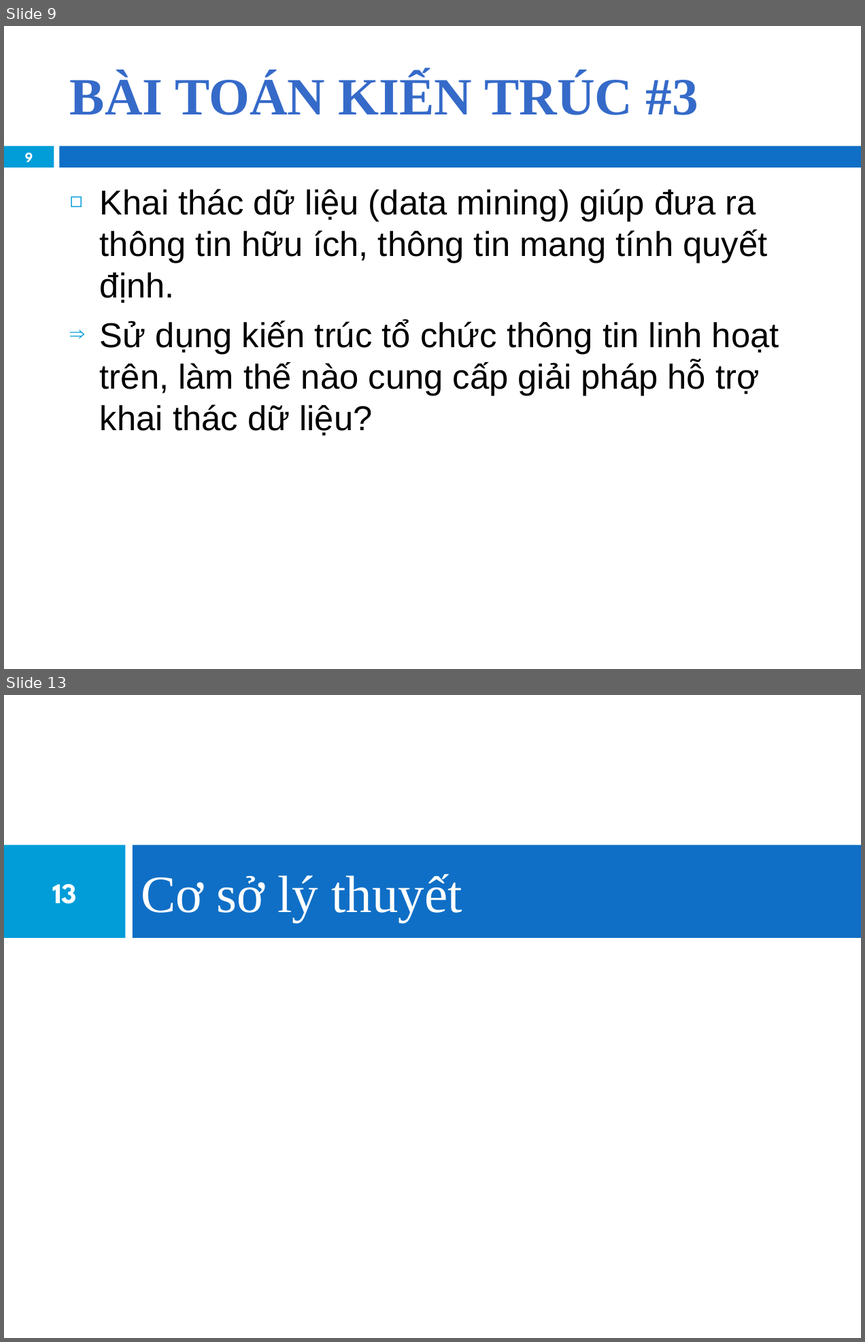
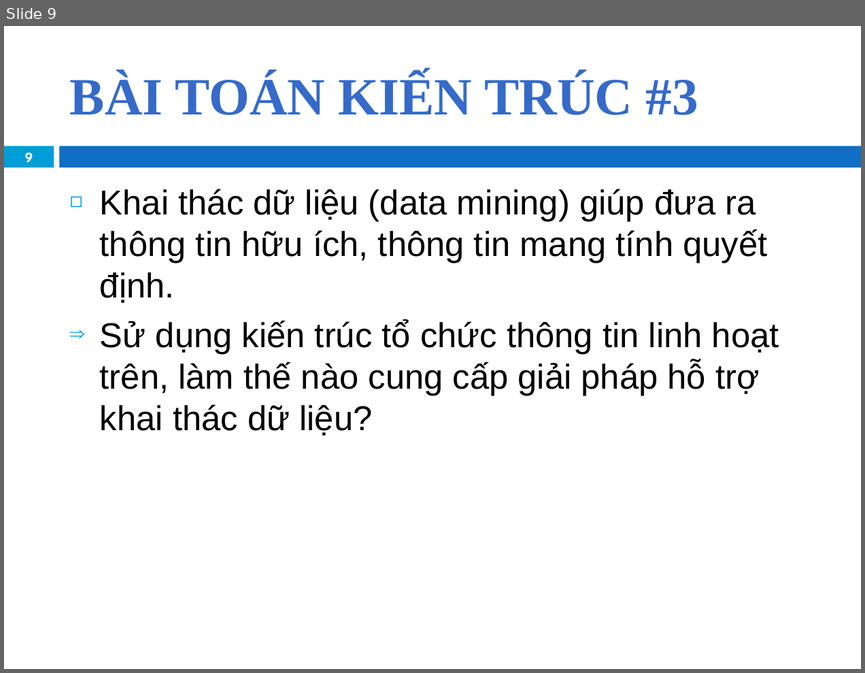
Before and after one commit to khanhduy94/jobzoom, a slide deck: Documents/JobZoom Presentation.pptx. Shown one above the other, each under a label of ours: slides 9 and 13 before the commit, slide 9 after it; the slides between them are not shown. The pictures are 865x1342 and 865x673 pixels, drawn with LibreOffice and Linux fonts; fonts in the diff are those of the drawing; background and template pictures are left out. Boxes give left, top, right and bottom in pixels: in the first picture for what was removed or moved away, otherwise in the second. Text is boxed around its words. In the diff, an @@ line names an element or a change of style, - is before the commit and + after.

Commit message:
Kế hoạch nội dung thuyết trình theo thời gian

```diff
--- a/Documents/JobZoom Presentation.pptx
+++ b/Documents/JobZoom Presentation.pptx
@@ slide 13 removed at <box>4,695,861,1338</box>, background #FFFFFF @@
@@ rectangle removed at <box>4,845,126,938</box> @@
@@ rectangle removed at <box>133,845,861,938</box> @@
@@ title removed at <box>141,874,462,922</box> @@
-Cơ sở lý thuyết
@@ page number removed at <box>52,883,77,904</box> @@
-13
```
Also in this commit, not shown: 1 slide changed.
